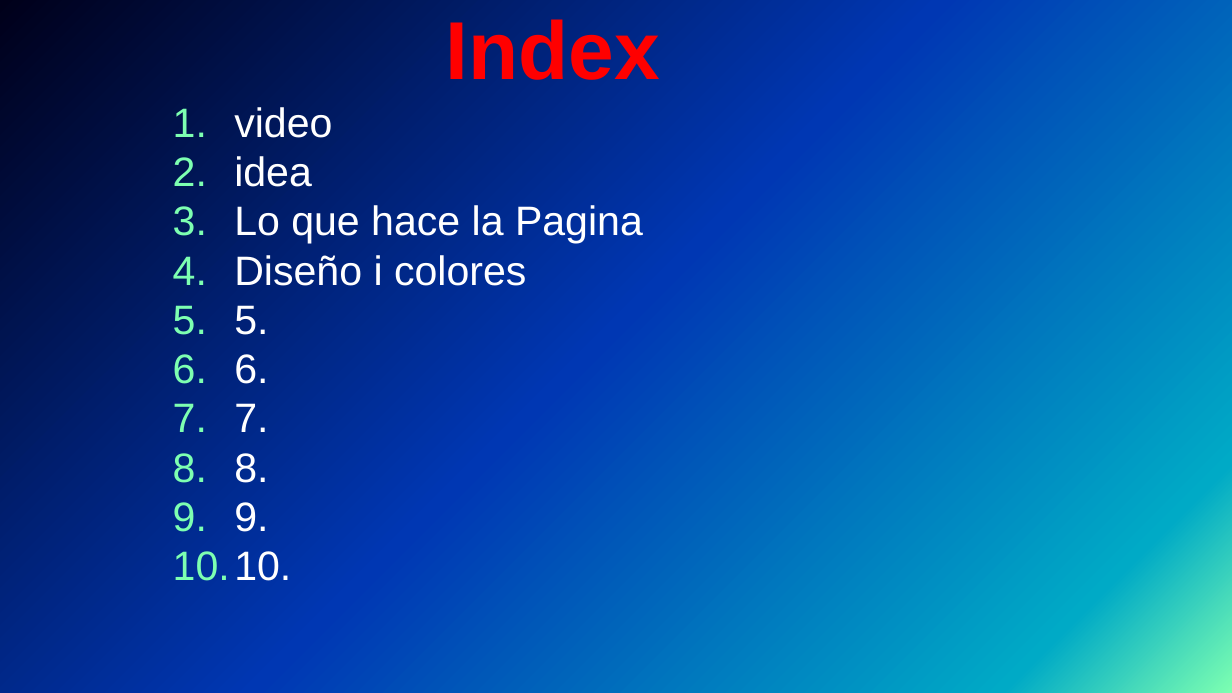
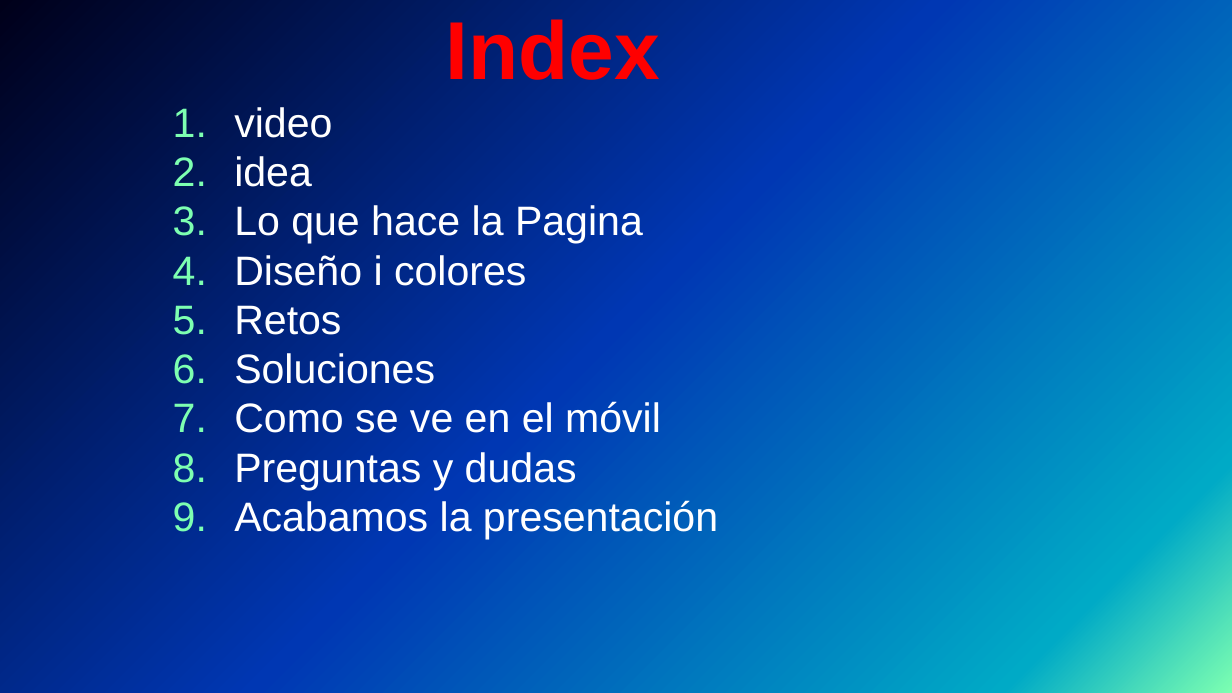
Before and after one commit to Tiinocm/ProyectoIntegrado, a slide deck: slide 2 of carles/presentacion de cronos.pptx. Drawn at 1232x693 pixels with LibreOffice and Linux fonts; fonts in the diff are those of the drawing; background and template pictures are left out. Boxes give left, top, right and bottom in pixels: in the first picture for what was removed or moved away, otherwise in the second. Text is boxed around its words. In the diff, an @@ line names an element or a change of style, - is before the commit and + after.

```diff
--- a/carles/presentacion de cronos.pptx
+++ b/carles/presentacion de cronos.pptx
@@ subtitle at [234,305,718,539]: text changed @@
-5. 5.
-6. 6.
-7. 7.
-8. 8.
-9. 9.
-10. 10.
+5. Retos
+6. Soluciones
+7. Como se ve en el móvil
+8. Preguntas y dudas
+9. Acabamos la presentación
```
Also in this commit, not shown: 3 other slides changed, 5 slides added, 11 slides removed, 3 other files.
